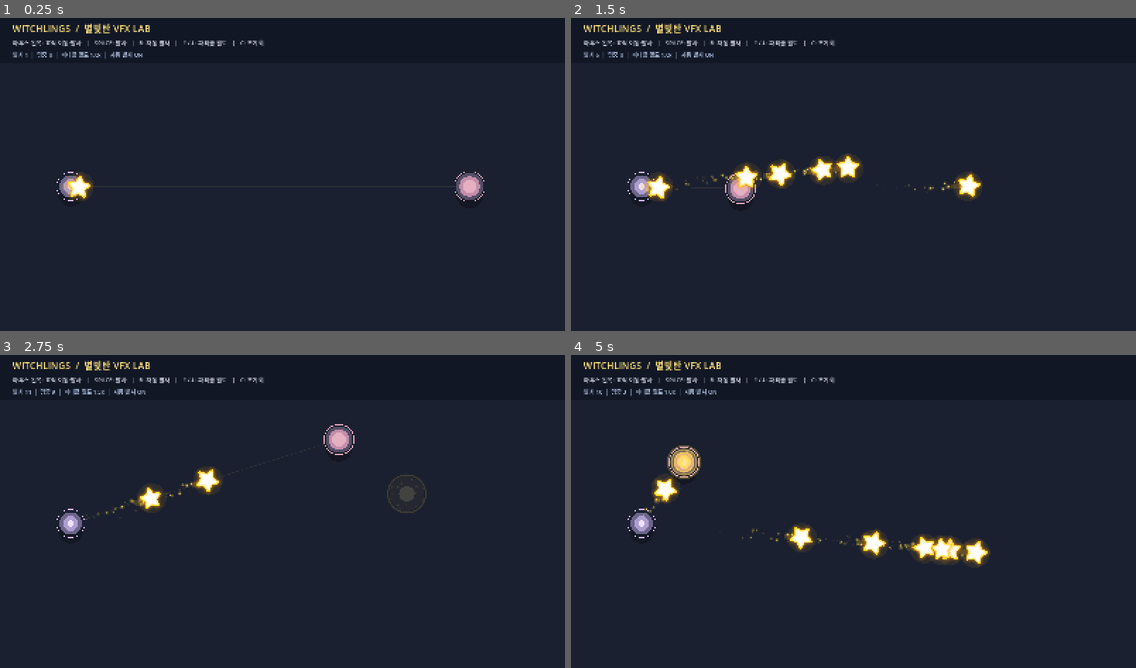
Above: before the commit, frames 1-4 (two rows, left to right).
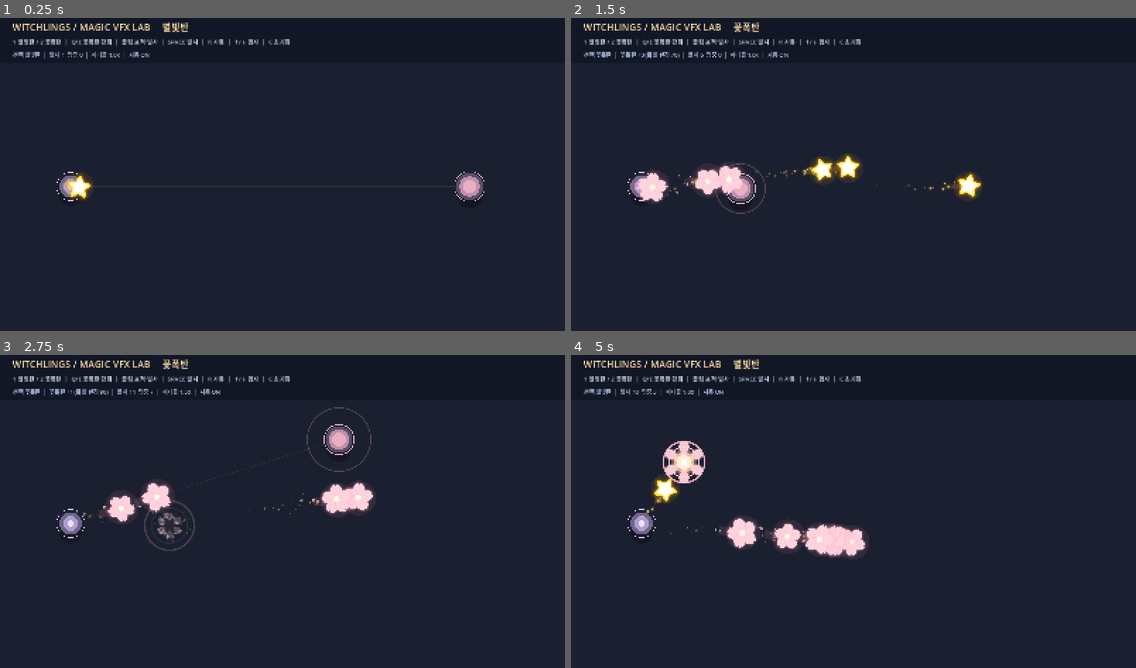
Above: after the commit, the same moments.

Repository: LittleEvasn/Test-Room
Game: Godot game, scene res://scenes/main.tscn
Same seed, same stepped clock (60 frames per second), same inputs: the game is played once before the commit and once after it.
Inputs (mouse positions are in pixels of both pictures, inside the frame that each line leads up to):
- Up to frame 1 (0.25 s): no input
- Up to frame 2 (1.5 s): tap Enter at 0.5 s; move the mouse to (977, 155) at 0.52 s; hold Up 0.53-1.28 s; tap 1 at 0.6 s; click (977, 155) at 0.67 s; tap Space at 0.77, 1.07 s; tap 2 at 0.8, 1.35 s; move the mouse to (740, 187) at 1.27 s; hold Down from 1.28 s (still down); click (740, 187) at 1.42 s
- Up to frame 3 (2.75 s): tap Space at 1.52, 1.82 s; tap Q at 1.55, 2.1 s; move the mouse to (339, 439) at 2.02 s; release Down at 2.03 s; hold Up from 2.03 s (still down); click (339, 439) at 2.17 s; tap E at 2.3 s
- Up to frame 4 (5 s): move the mouse to (825, 574) at 2.77 s; tap E at 2.85 s; click (825, 574) at 2.92 s; tap Space at 3.02, 3.32, 3.77, 3.8, 4.07, 4.35, 4.52, 4.82 s; tap C at 3.05, 3.6 s; move the mouse to (1023, 558) at 3.52 s; release Up at 3.53 s; hold Down from 3.53 s (still down); click (1023, 558) at 3.67 s; move the mouse to (684, 461) at 4.27 s; click (684, 461) at 4.42 s; tap 1 at 4.55 s

The runs differ from the first frame. In frame 1, 1.4% of the frame differs, in the area x 2-52%, y 1-14%; in frame 2, 3.3%; in frame 3, 4.2%; in frame 4, 5.4%, in the area x 2-75%, y 1-68%.

Commit message:
Add Bloom Bomb VFX lab with user flower art and spell switcher

Diff:
--- /dev/null
+++ b/scripts/bloom_bomb.gd
@@ -0,0 +1,94 @@
+extends Node2D
+## 꽃탄.png는 투사체 본체, 꽃.png는 이동 중 흩날리는 꽃잎 한 장이다.
+## 이 실험실에서는 실제 몬스터 판정 대신 표적 도착/수명 종료를 폭발 사건으로 취급한다.
+
+signal impacted(at: Vector2, radius: float)
+
+const CORE_TEXTURE: Texture2D = preload("res://assets/꽃탄.png")
+const PETAL_TEXTURE: Texture2D = preload("res://assets/꽃.png")
+const SPARK_TEXTURE: Texture2D = preload("res://assets/spark.png")
+const SPEED := 455.0
+const MAX_LIFETIME := 2.6
+const CORE_DIAMETER := 84.0
+const MAX_PARTICLES := 90
+
+var destination := Vector2.ZERO
+var heading := Vector2.RIGHT
+var elapsed := 0.0
+var blast_radius := 70.0
+var emission_density := 1.0
+var emission_carry := 0.0
+var motes: Array[Dictionary] = []
+
+func configure(start_pos: Vector2, end_pos: Vector2, density: float, radius: float) -> void:
+    position = start_pos
+    destination = end_pos
+    heading = start_pos.direction_to(end_pos)
+    if heading.length_squared() < 0.001:
+        heading = Vector2.RIGHT
+    emission_density = maxf(0.0, density)
+    blast_radius = radius
+
+func _process(delta: float) -> void:
+    elapsed += delta
+    _update_motes(delta)
+
+    var distance_left := global_position.distance_to(destination)
+    var step := SPEED * delta
+    if distance_left <= step + 8.0 or elapsed >= MAX_LIFETIME:
+        var blast_at := destination if distance_left <= step + 8.0 else global_position
+        impacted.emit(blast_at, blast_radius)
+        queue_free()
+        return
+
+    global_position += heading * step
+    emission_carry += delta * 29.0 * emission_density
+    while emission_carry >= 1.0 and motes.size() < MAX_PARTICLES:
+        emission_carry -= 1.0
+        var life := randf_range(0.24, 0.62)
+        var petal := randf() < 0.55
+        motes.append({
+            "petal": petal,
+            "pos": global_position - heading * randf_range(14.0, 37.0) + heading.orthogonal() * randf_range(-17.0, 17.0),
+            "vel": -heading * randf_range(25.0, 75.0) + heading.orthogonal() * randf_range(-60.0, 60.0),
+            "life": life,
+            "total": life,
+            "size": randf_range(13.0, 23.0) if petal else randf_range(3.0, 8.0),
+            "angle": randf_range(0.0, TAU),
+            "spin": randf_range(-5.0, 5.0)
+        })
+    queue_redraw()
+
+func _update_motes(delta: float) -> void:
+    for i in range(motes.size() - 1, -1, -1):
+        var mote: Dictionary = motes[i]
+        mote["life"] = float(mote["life"]) - delta
+        if float(mote["life"]) <= 0.0:
+            motes.remove_at(i)
+            continue
+        mote["pos"] = Vector2(mote["pos"]) + Vector2(mote["vel"]) * delta
+        mote["angle"] = float(mote["angle"]) + float(mote["spin"]) * delta
+
+func _draw() -> void:
+    var backwards := -heading
+    draw_line(backwards * 66.0, backwards * 10.0, Color(1.0, 0.53, 0.64, 0.13), 23.0, true)
+    draw_line(backwards * 43.0, backwards * 8.0, Color(1.0, 0.83, 0.63, 0.20), 8.0, true)
+
+    for mote in motes:
+        var fade := clampf(float(mote["life"]) / float(mote["total"]), 0.0, 1.0)
+        var local_pos := to_local(Vector2(mote["pos"]))
+        var size := float(mote["size"]) * (0.35 + fade * 0.65)
+        if bool(mote["petal"]):
+            draw_set_transform(local_pos, float(mote["angle"]), Vector2.ONE)
+            draw_texture_rect(PETAL_TEXTURE, Rect2(Vector2(-size * 0.5, -size * 0.5), Vector2(size, size)), false, Color(1.0, 1.0, 1.0, fade * 0.87))
+            draw_set_transform(Vector2.ZERO, 0.0, Vector2.ONE)
+        else:
+            draw_texture_rect(SPARK_TEXTURE, Rect2(local_pos - Vector2.ONE * size, Vector2.ONE * size * 2.0), false, Color(1.0, 0.90, 0.72, fade * 0.83))
+
+    draw_circle(Vector2.ZERO, 49.0, Color(1.0, 0.55, 0.65, 0.095))
+    draw_circle(Vector2.ZERO, 30.0, Color(1.0, 0.92, 0.76, 0.055))
+    var bob := 1.0 + 0.065 * sin(elapsed * 12.0)
+    var diameter := CORE_DIAMETER * bob
+    draw_set_transform(Vector2.ZERO, elapsed * 1.45, Vector2.ONE)
+    draw_texture_rect(CORE_TEXTURE, Rect2(-Vector2.ONE * diameter * 0.5, Vector2.ONE * diameter), false)
+    draw_set_transform(Vector2.ZERO, 0.0, Vector2.ONE)
--- /dev/null
+++ b/scripts/bloom_burst.gd
@@ -0,0 +1,88 @@
+extends Node2D
+## 꽃잎 하나를 복제/회전해 순간 개화와 흩날리는 파편을 만든다.
+## 충격파의 최대 반경은 게임의 폭발 반경 값과 동일하다.
+
+const PETAL_TEXTURE: Texture2D = preload("res://assets/꽃.png")
+const SPARK_TEXTURE: Texture2D = preload("res://assets/spark.png")
+const DURATION := 0.62
+
+var elapsed := 0.0
+var blast_radius := 70.0
+var density := 1.0
+var rank := 0
+var petals: Array[Dictionary] = []
+var sparks: Array[Dictionary] = []
+
+func configure(radius: float, particle_density: float, upgrade_rank: int) -> void:
+    blast_radius = radius
+    density = maxf(0.0, particle_density)
+    rank = clampi(upgrade_rank, 0, 3)
+
+func _ready() -> void:
+    var count := int(roundi(float(8 + rank * 2) * density))
+    count = clampi(count, 0, 50)
+    for i in count:
+        var theta := TAU * float(i) / float(maxi(1, count)) + randf_range(-0.22, 0.22)
+        petals.append({
+            "angle": theta,
+            "speed": randf_range(blast_radius * 1.0, blast_radius * 1.8),
+            "size": randf_range(21.0, 42.0) * (0.85 + 0.08 * rank),
+            "spin": randf_range(-7.0, 7.0),
+            "phase": randf_range(-0.3, 0.3)
+        })
+    var spark_count := clampi(int(roundi(15.0 * density)), 0, 60)
+    for i in spark_count:
+        var theta := randf_range(0.0, TAU)
+        sparks.append({
+            "vel": Vector2.RIGHT.rotated(theta) * randf_range(65.0, 230.0),
+            "size": randf_range(3.0, 7.0)
+        })
+    queue_redraw()
+
+func _process(delta: float) -> void:
+    elapsed += delta
+    if elapsed >= DURATION:
+        queue_free()
+        return
+    queue_redraw()
+
+func _draw() -> void:
+    var progress := clampf(elapsed / DURATION, 0.0, 1.0)
+    var flower_phase := clampf(elapsed / 0.18, 0.0, 1.0)
+    var open := 1.0 - pow(1.0 - flower_phase, 3.0)
+    var flower_alpha := 1.0 - smoothstep(0.13, 0.40, elapsed)
+    var ring_progress := clampf(elapsed / 0.23, 0.0, 1.0)
+    var ring_alpha := 1.0 - smoothstep(0.12, 0.40, elapsed)
+
+    # 즉발 피해의 최대 범위를 정확하게 표시한다.
+    draw_circle(Vector2.ZERO, blast_radius * (0.12 + 0.18 * open), Color(1.0, 0.67, 0.73, 0.20 * flower_alpha))
+    draw_arc(Vector2.ZERO, maxf(1.0, blast_radius * ring_progress), 0.0, TAU, 64, Color(1.0, 0.73, 0.79, 0.88 * ring_alpha), 4.0, true)
+    draw_arc(Vector2.ZERO, maxf(1.0, blast_radius * ring_progress * 0.72), 0.0, TAU, 56, Color(1.0, 0.94, 0.79, 0.34 * ring_alpha), 2.0, true)
+
+    # 작은 꽃봉오리가 찰나에 여섯 꽃잎으로 열리는 모습.
+    for i in 6:
+        var angle := TAU * float(i) / 6.0 - PI * 0.5
+        var outward := Vector2.RIGHT.rotated(angle) * blast_radius * (0.08 + 0.28 * open)
+        var size := blast_radius * (0.25 + 0.43 * open)
+        draw_set_transform(outward, angle + PI * 0.5, Vector2.ONE)
+        draw_texture_rect(PETAL_TEXTURE, Rect2(-Vector2.ONE * size * 0.5, Vector2.ONE * size), false, Color(1.0, 1.0, 1.0, flower_alpha * 0.95))
+        draw_set_transform(Vector2.ZERO, 0.0, Vector2.ONE)
+
+    # 꽃잎 파편은 폭발 이후 따로 날아가며 서서히 사라진다.
+    for petal in petals:
+        var velocity_dir := Vector2.RIGHT.rotated(float(petal["angle"]))
+        var travel := float(petal["speed"]) * elapsed * (1.0 - progress * 0.26)
+        var pt := velocity_dir * travel + velocity_dir.orthogonal() * sin(elapsed * 9.0 + float(petal["phase"])) * (5.0 * progress)
+        var size := float(petal["size"]) * (0.50 + 0.50 * (1.0 - progress))
+        draw_set_transform(pt, float(petal["angle"]) + elapsed * float(petal["spin"]), Vector2.ONE)
+        draw_texture_rect(PETAL_TEXTURE, Rect2(-Vector2.ONE * size * 0.5, Vector2.ONE * size), false, Color(1.0, 1.0, 1.0, pow(1.0 - progress, 1.4)))
+        draw_set_transform(Vector2.ZERO, 0.0, Vector2.ONE)
+
+    for spark in sparks:
+        var pt := Vector2(spark["vel"]) * elapsed * (1.0 - 0.25 * progress)
+        var size := float(spark["size"]) * (0.45 + 0.55 * (1.0 - progress))
+        draw_texture_rect(SPARK_TEXTURE, Rect2(pt - Vector2.ONE * size, Vector2.ONE * size * 2.0), false, Color(1.0, 0.94, 0.74, 0.9 * (1.0 - progress)))
+
+    var flash := 1.0 - smoothstep(0.0, 0.13, elapsed)
+    draw_circle(Vector2.ZERO, blast_radius * 0.16 * (1.0 + open * 0.4), Color(1.0, 0.97, 0.87, 0.85 * flash))
+    draw_circle(Vector2.ZERO, blast_radius * 0.075, Color(1.0, 1.0, 1.0, 0.93 * flash))
--- a/scripts/main.gd
+++ b/scripts/main.gd
@@ -1,10 +1,14 @@
 extends Node2D
-## 독립 실행형 별빛탄 VFX 테스트. 원본 게임 코드에는 의존하지 않음.
+## 별빛탄/꽃폭탄 VFX 독립 실험실. 본게임 마법의 충돌/피해 로직에는 의존하지 않는다.
 
 const BOLT_SCRIPT = preload("res://scripts/star_bolt.gd")
 const IMPACT_SCRIPT = preload("res://scripts/impact_burst.gd")
+const BLOOM_SCRIPT = preload("res://scripts/bloom_bomb.gd")
+const BLOOM_BURST_SCRIPT = preload("res://scripts/bloom_burst.gd")
+
 const SCREEN_SIZE := Vector2(1600.0, 900.0)
 const START_POINT := Vector2(200.0, 490.0)
+const BLOOM_RADII := [70.0, 90.0, 115.0, 140.0]
 
 var target_point := Vector2(1330.0, 490.0)
 var autofire := true
@@ -13,6 +17,10 @@
 var particle_multiplier := 1.0
 var fired_count := 0
 var impact_count := 0
+var selected_spell := 0 # 0 = 별빛탄, 1 = 꽃폭탄
+var bloom_rank := 0
+
+var title_label: Label
 var info_label: Label
 var status_label: Label
 
@@ -27,35 +35,64 @@
         if fire_clock <= 0.0:
             fire_clock = fire_interval
             shoot()
-    status_label.text = "발사 %d  |  명중 %d  |  파티클 밀도 %.1fx  |  자동 발사 %s" % [fired_count, impact_count, particle_multiplier, "ON" if autofire else "OFF"]
+    var spell_name := "별빛탄" if selected_spell == 0 else "꽃폭탄"
+    var rank_str := "" if selected_spell == 0 else "  |  꽃폭탄 +%d (폭발 반경 %.0f)" % [bloom_rank, BLOOM_RADII[bloom_rank]]
+    status_label.text = "선택 %s%s  |  발사 %d  명중 %d  |  파티클 %.1fx  |  자동 %s" % [
+        spell_name, rank_str, fired_count, impact_count, particle_multiplier, "ON" if autofire else "OFF"
+    ]
     queue_redraw()
 
 func shoot() -> void:
-    if get_tree().get_nodes_in_group("vfx_bolt").size() >= 50:
+    var active_count := get_tree().get_nodes_in_group("vfx_bolt").size() + get_tree().get_nodes_in_group("vfx_bloom").size()
+    if active_count >= 50:
         return
-    var bolt = BOLT_SCRIPT.new()
-    bolt.configure(START_POINT, target_point, particle_multiplier)
-    add_child(bolt)
-    bolt.add_to_group("vfx_bolt")
-    bolt.impacted.connect(_on_impact)
+    if selected_spell == 0:
+        var bolt = BOLT_SCRIPT.new()
+        bolt.configure(START_POINT, target_point, particle_multiplier)
+        add_child(bolt)
+        bolt.add_to_group("vfx_bolt")
+        bolt.impacted.connect(_on_bolt_impact)
+    else:
+        var bomb = BLOOM_SCRIPT.new()
+        bomb.configure(START_POINT, target_point, particle_multiplier, BLOOM_RADII[bloom_rank])
+        add_child(bomb)
+        bomb.add_to_group("vfx_bloom")
+        bomb.impacted.connect(_on_bloom_impact)
     fired_count += 1
 
-func _on_impact(point: Vector2) -> void:
+func _on_bolt_impact(point: Vector2) -> void:
     impact_count += 1
     var burst = IMPACT_SCRIPT.new()
     burst.global_position = point
     add_child(burst)
 
+func _on_bloom_impact(point: Vector2, radius: float) -> void:
+    impact_count += 1
+    var burst = BLOOM_BURST_SCRIPT.new()
+    burst.global_position = point
+    burst.configure(radius, particle_multiplier, bloom_rank)
+    add_child(burst)
+
 func _unhandled_input(event: InputEvent) -> void:
     if event is InputEventMouseButton and event.pressed:
         if event.button_index == MOUSE_BUTTON_LEFT:
-            target_point = get_global_mouse_position().clamp(Vector2(50, 150), SCREEN_SIZE - Vector2(50, 70))
+            target_point = get_global_mouse_position().clamp(Vector2(185, 230), SCREEN_SIZE - Vector2(185, 170))
             shoot()
         elif event.button_index == MOUSE_BUTTON_RIGHT:
             shoot()
         queue_redraw()
     if event is InputEventKey and event.pressed and not event.echo:
         match event.keycode:
+            KEY_1, KEY_KP_1:
+                selected_spell = 0
+                _update_title()
+            KEY_2, KEY_KP_2:
+                selected_spell = 1
+                _update_title()
+            KEY_Q:
+                bloom_rank = maxi(0, bloom_rank - 1)
+            KEY_E:
+                bloom_rank = mini(3, bloom_rank + 1)
             KEY_SPACE:
                 shoot()
             KEY_R:
@@ -65,8 +102,10 @@
             KEY_DOWN, KEY_MINUS, KEY_KP_SUBTRACT:
                 particle_multiplier = maxf(0.0, particle_multiplier - 0.5)
             KEY_C:
-                for bolt in get_tree().get_nodes_in_group("vfx_bolt"):
-                    bolt.queue_free()
+                for group_name in ["vfx_bolt", "vfx_bloom"]:
+                    for projectile in get_tree().get_nodes_in_group(group_name):
+                        projectile.queue_free()
+                # 이미 생성된 폭발은 자연스럽게 사라진다.
                 fired_count = 0
                 impact_count = 0
 
@@ -76,17 +115,22 @@
         draw_line(Vector2(x, 140), Vector2(x, 900), Color(0.62, 0.70, 0.9, 0.065), 1.0)
     for y in range(140, 901, 80):
         draw_line(Vector2(0, y), Vector2(1600, y), Color(0.62, 0.70, 0.9, 0.065), 1.0)
-    draw_line(START_POINT, target_point, Color(0.85, 0.75, 0.45, 0.09), 2.0)
+
+    var aiming_color := Color("ffd98e") if selected_spell == 0 else Color("f4a6c4")
+    draw_line(START_POINT, target_point, Color(aiming_color, 0.09), 2.0)
     draw_circle(START_POINT + Vector2(0, 22), 35.0, Color(0, 0, 0, 0.24))
     draw_circle(START_POINT, 32.0, Color("6d658b"))
     draw_circle(START_POINT, 21.0, Color("ad9ed0"))
     draw_circle(START_POINT, 9.0, Color("eee2ff"))
     draw_arc(START_POINT, 40.0, 0.0, TAU, 48, Color("d9bbff"), 2.0)
+
     draw_circle(target_point + Vector2(0, 25), 38.0, Color(0, 0, 0, 0.26))
     draw_circle(target_point, 38.0, Color("554f67"))
     draw_circle(target_point, 29.0, Color("c48eaa"))
     draw_circle(target_point, 19.0, Color("e6b0c2"))
     draw_arc(target_point, 43.0, 0.0, TAU, 48, Color("d9a2b8"), 2.0)
+    if selected_spell == 1:
+        draw_arc(target_point, BLOOM_RADII[bloom_rank], 0.0, TAU, 64, Color(1.0, 0.65, 0.75, 0.28), 1.5, true)
 
 func _create_hud() -> void:
     var layer := CanvasLayer.new()
@@ -96,20 +140,26 @@
     panel.position = Vector2.ZERO
     panel.size = Vector2(1600, 140)
     layer.add_child(panel)
-    var title := Label.new()
-    title.text = "WITCHLINGS  /  별빛탄 VFX LAB"
-    title.position = Vector2(35, 20)
-    title.add_theme_font_size_override("font_size", 27)
-    title.add_theme_color_override("font_color", Color("ffe17a"))
-    layer.add_child(title)
+
+    title_label = Label.new()
+    title_label.position = Vector2(35, 16)
+    title_label.add_theme_font_size_override("font_size", 27)
+    title_label.add_theme_color_override("font_color", Color("ffdba8"))
+    layer.add_child(title_label)
+    _update_title()
+
     info_label = Label.new()
-    info_label.text = "마우스 왼쪽: 표적 이동·발사   |   SPACE: 발사   |   R: 자동 발사   |   ↑/↓: 파티클 밀도   |   C: 초기화"
-    info_label.position = Vector2(36, 69)
+    info_label.text = "1 별빛탄 / 2 꽃폭탄  |  Q/E 꽃폭탄 강화  |  클릭 표적·발사  |  SPACE 발사  |  R 자동  |  ↑/↓ 입자  |  C 초기화"
+    info_label.position = Vector2(36, 66)
     info_label.add_theme_font_size_override("font_size", 17)
     info_label.add_theme_color_override("font_color", Color("c9d0e0"))
     layer.add_child(info_label)
+
     status_label = Label.new()
     status_label.position = Vector2(36, 104)
     status_label.add_theme_font_size_override("font_size", 16)
     status_label.add_theme_color_override("font_color", Color("a8b8d6"))
     layer.add_child(status_label)
+
+func _update_title() -> void:
+    title_label.text = "WITCHLINGS / MAGIC VFX LAB     %s" % ("별빛탄" if selected_spell == 0 else "꽃폭탄")
Not shown, changed: README.md
